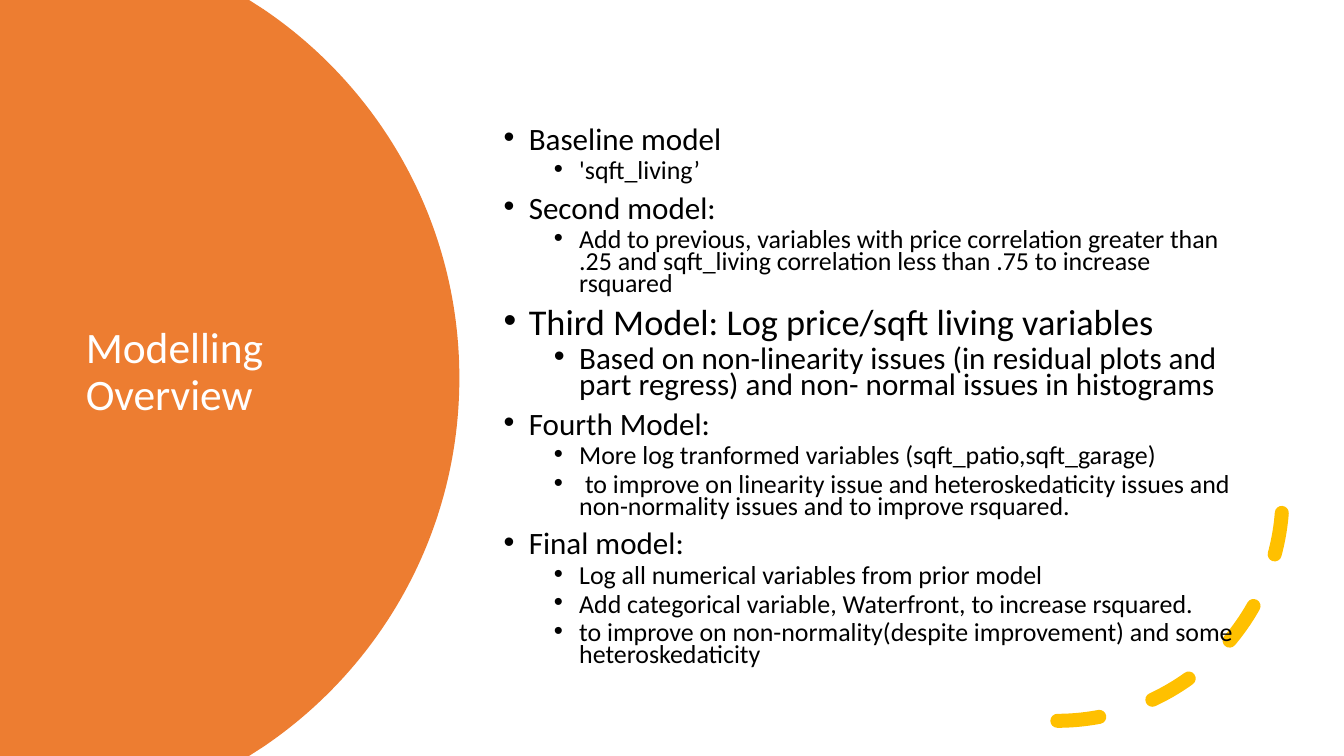
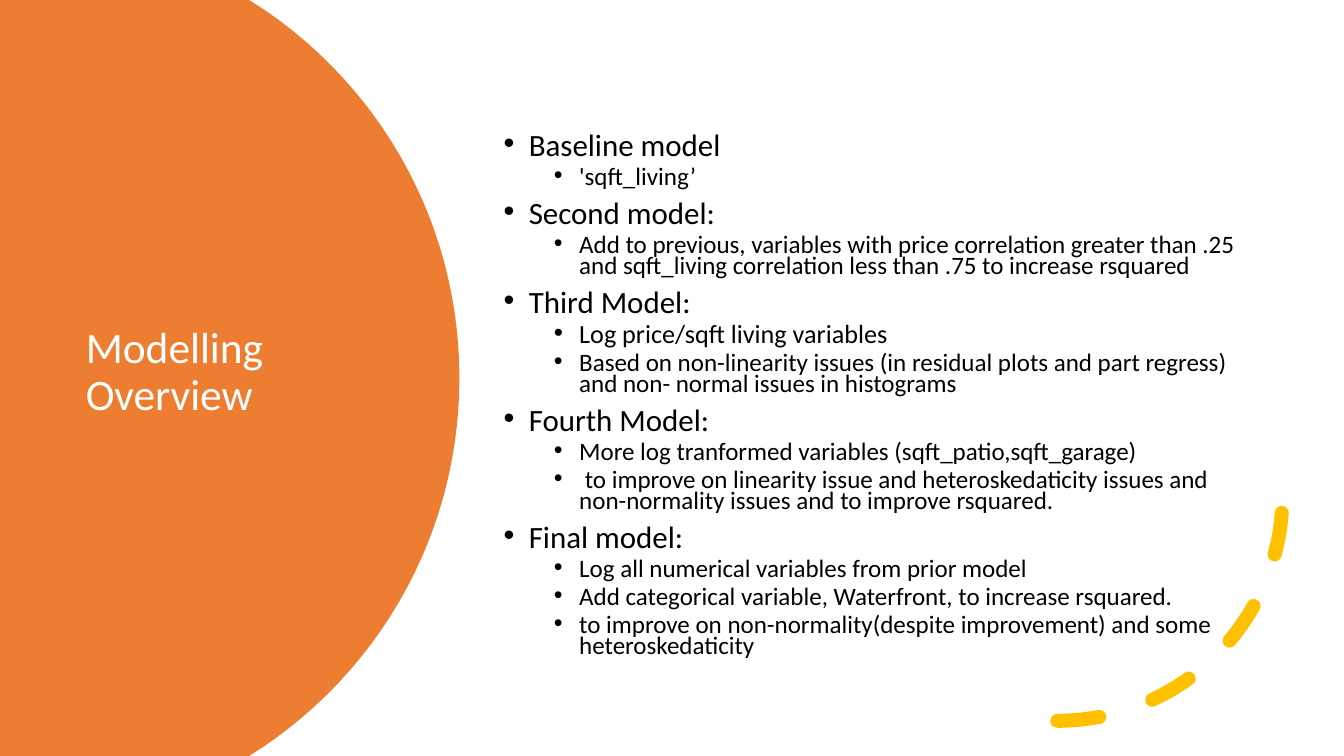
Before and after one commit to jmarksk/RealEstateProject2, a slide deck: slide 4 of Presentation_RealEstate.pptx. Drawn at 1344x756 pixels with LibreOffice and Linux fonts; fonts in the diff are those of the drawing. Boxes give left, top, right and bottom in pixels: in the first picture for what was removed or moved away, otherwise in the second. Text is boxed around its words. In the diff, an @@ line names an element or a change of style, - is before the commit and + after.

```diff
--- a/Presentation_RealEstate.pptx
+++ b/Presentation_RealEstate.pptx
@@ text at box(529, 134, 1234, 658): size 22.2 to 22.1 pt in "Baseline model", "Second model:", "Fourth Model:", "Final model:"; size 18.5 to 17.9 pt in "'sqft_living’", "Add to previous, variables with price correlation ...", "More log tranformed variables (sqft_patio,sqft_garage)", "to improve on linearity issue and heteroskedaticity ..." and 3 more places; size 22.2 to 17.9 pt in "Based on non-linearity issues (in residual plots ..." @@
@@ text at box(529, 291, 888, 348): text changed; size 25.9 to 18.7 pt @@
-• Third Model: Log price/sqft living variables
+• Third Model:
+  • Log price/sqft living variables
```
Also in this commit, not shown: 3 other slides changed, 4 other files.
